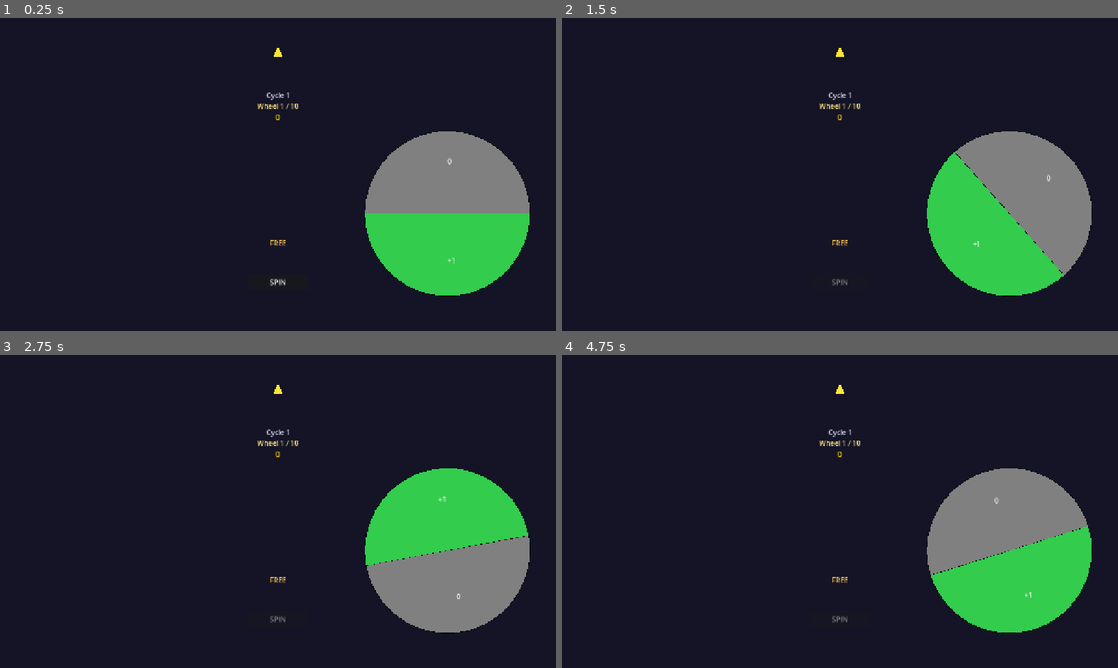
Above: before the commit, frames 1-4 (two rows, left to right).
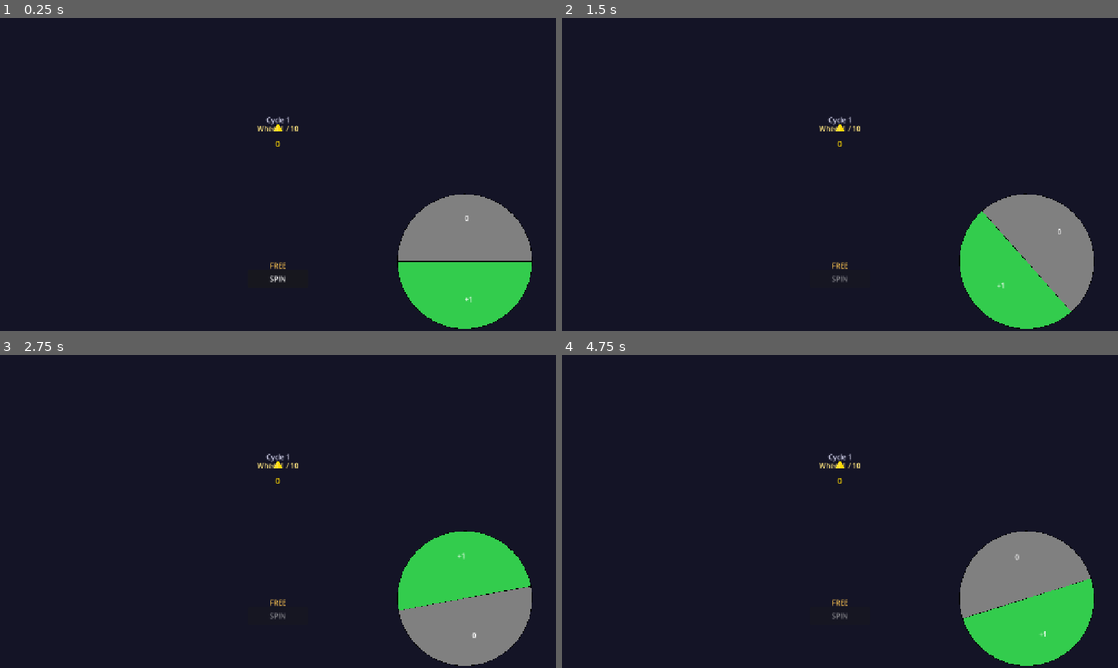
Above: after the commit, the same moments.

Repository: chelij/wheelylucky
Game: Godot game, scene res://scenes/main.tscn
The game is run twice, just before and just after one commit, with the same random seed, the same clock (stepped at 60 frames per second) and the same inputs.
Inputs:
- Up to frame 1 (0.25 s): no input
- Up to frame 2 (1.5 s): click "SPIN" at 0.5 s
- Up to frame 3 (2.75 s): no input
- Up to frame 4 (4.75 s): click "SPIN" at 3.5 s

The runs differ from the first frame. In frame 1, 13% of the frame differs, in the area x 46-96%, y 9-100%; in frame 2, 11%; in frame 3, 13%; in frame 4, 13%.

Commit message:
fix: clean layout with aligned pointer and visible UI elements
- Wheel rect: 420x480, centered on screen
- Circle radius: fixed 155px, centered in wheel rect
- Pointer arrow: triangle at (210, 82), tip touches circle top (y=85)
- Labels positioned above/below circle with no overlaps:
  CycleLabel (y=63), WheelNumber (y=83), CoinsDisplay (y=118)
  CostDisplay (y=398), SpinButton (y=420)
- All elements fit within 1280x720 viewport
- Stats panel in top-right corner (1080-1280 x 40-720)

Diff:
--- a/scenes/main.tscn
+++ b/scenes/main.tscn
@@ -20,7 +20,7 @@
 anchors_preset = 7
 anchor_right = 1.0
 offset_top = 0.0
-offset_bottom = 44.0
+offset_bottom = 40.0
 theme_override_constants/separation = 10
 
 [node name="TitleLabel" type="Label" parent="TopBar"]
@@ -36,7 +36,7 @@
 [node name="TopCoinsDisplay" type="Label" parent="TopBar"]
 layout_mode = 2
 theme_override_colors/font_color = Color(1, 0.85, 0, 1)
-theme_override_font_sizes/font_size = 22
+theme_override_font_sizes/font_size = 20
 text = "0 coins"
 horizontal_alignment = 1
 
@@ -44,15 +44,15 @@
 layout_mode = 1
 anchors_preset = 7
 anchor_right = 1.0
-offset_top = 44.0
-offset_bottom = 70.0
-theme_override_constants/separation = 4
+offset_top = 40.0
+offset_bottom = 62.0
+theme_override_constants/separation = 3
 alignment = 1
 
 [node name="WheelSelectorHBox" type="HBoxContainer" parent="WheelSelector"]
 layout_mode = 2
 size_flags_horizontal = 2
-theme_override_constants/separation = 4
+theme_override_constants/separation = 3
 
 [node name="Wheel" type="Control" parent="."]
 layout_mode = 1
@@ -60,37 +60,26 @@
 anchor_top = 0.5
 anchor_right = 0.5
 anchor_bottom = 0.5
-offset_left = -250.0
-offset_top = -270.0
-offset_right = 250.0
-offset_bottom = 270.0
+offset_left = -210.0
+offset_top = -200.0
+offset_right = 210.0
+offset_bottom = 280.0
 script = ExtResource("1_wheel")
 
-[node name="Pointer" type="Control" parent="Wheel"]
-layout_mode = 1
-anchors_preset = 8
-anchor_top = 0.0
-anchor_right = 0.5
-anchor_bottom = 0.0
-offset_left = -12.0
-offset_top = -24.0
-offset_right = 12.0
-offset_bottom = 0.0
-
-[node name="PointerTriangle" type="Polygon2D" parent="Wheel/Pointer"]
-position = Vector2(12, 0)
-polygon = PackedVector2Array(0, 0, -12, 24, 12, 24)
-color = Color(1, 0.9, 0.2, 1)
+[node name="PointerArrow" type="Polygon2D" parent="Wheel"]
+position = Vector2(210, 82)
+polygon = PackedVector2Array(0, 0, -10, 18, 10, 18)
+color = Color(1, 0.85, 0, 1)
 
 [node name="CycleLabel" type="Label" parent="Wheel"]
 layout_mode = 1
 anchors_preset = 8
 anchor_right = 0.5
 anchor_bottom = 0.5
-offset_left = -50.0
-offset_top = -195.0
-offset_right = 50.0
-offset_bottom = -170.0
+offset_left = -55.0
+offset_top = -177.0
+offset_right = 55.0
+offset_bottom = -155.0
 theme_override_colors/font_color = Color(0.8, 0.8, 0.9, 1)
 text = "Cycle 1"
 horizontal_alignment = 1
@@ -101,10 +90,10 @@
 anchors_preset = 8
 anchor_right = 0.5
 anchor_bottom = 0.5
-offset_left = -60.0
-offset_top = -170.0
-offset_right = 60.0
-offset_bottom = -145.0
+offset_left = -65.0
+offset_top = -157.0
+offset_right = 65.0
+offset_bottom = -135.0
 theme_override_colors/font_color = Color(1, 0.9, 0.5, 1)
 theme_override_font_sizes/font_size = 16
 text = "Wheel 1 / 10"
@@ -117,9 +106,9 @@
 anchor_right = 0.5
 anchor_bottom = 0.5
 offset_left = -40.0
-offset_top = -145.0
+offset_top = -122.0
 offset_right = 40.0
-offset_bottom = -120.0
+offset_bottom = -100.0
 theme_override_colors/font_color = Color(1, 0.85, 0, 1)
 theme_override_font_sizes/font_size = 18
 text = "0"
@@ -131,10 +120,10 @@
 anchors_preset = 8
 anchor_right = 0.5
 anchor_bottom = 0.5
-offset_left = -60.0
-offset_top = 145.0
-offset_right = 60.0
-offset_bottom = 170.0
+offset_left = -55.0
+offset_top = 158.0
+offset_right = 55.0
+offset_bottom = 180.0
 theme_override_colors/font_color = Color(0.9, 0.7, 0.3, 1)
 text = "FREE"
 horizontal_alignment = 1
@@ -146,9 +135,9 @@
 anchor_right = 0.5
 anchor_bottom = 0.5
 offset_left = -70.0
-offset_top = 230.0
+offset_top = 180.0
 offset_right = 70.0
-offset_bottom = 265.0
+offset_bottom = 220.0
 text = "SPIN"
 
 [node name="StatsPanel" type="VBoxContainer" parent="."]
@@ -157,7 +146,7 @@
 anchor_right = 1.0
 anchor_bottom = 1.0
 offset_left = 1080.0
-offset_top = 44.0
+offset_top = 40.0
 offset_right = 1280.0
 offset_bottom = 720.0
 theme_override_constants/separation = 8
--- a/scripts/wheel.gd
+++ b/scripts/wheel.gd
@@ -112,7 +112,7 @@
 	var rect = get_rect()
 	var center = rect.position + rect.size / 2.0
 	# Fixed radius leaves room for labels and button inside the Control rect
-	var radius = min(rect.size.x, rect.size.y) * 0.38
+	var radius = 155.0  # matches scene layout: circle top at y~85
 
 	if wheel_outcomes.size() == 0 or radius <= 0:
 		return
